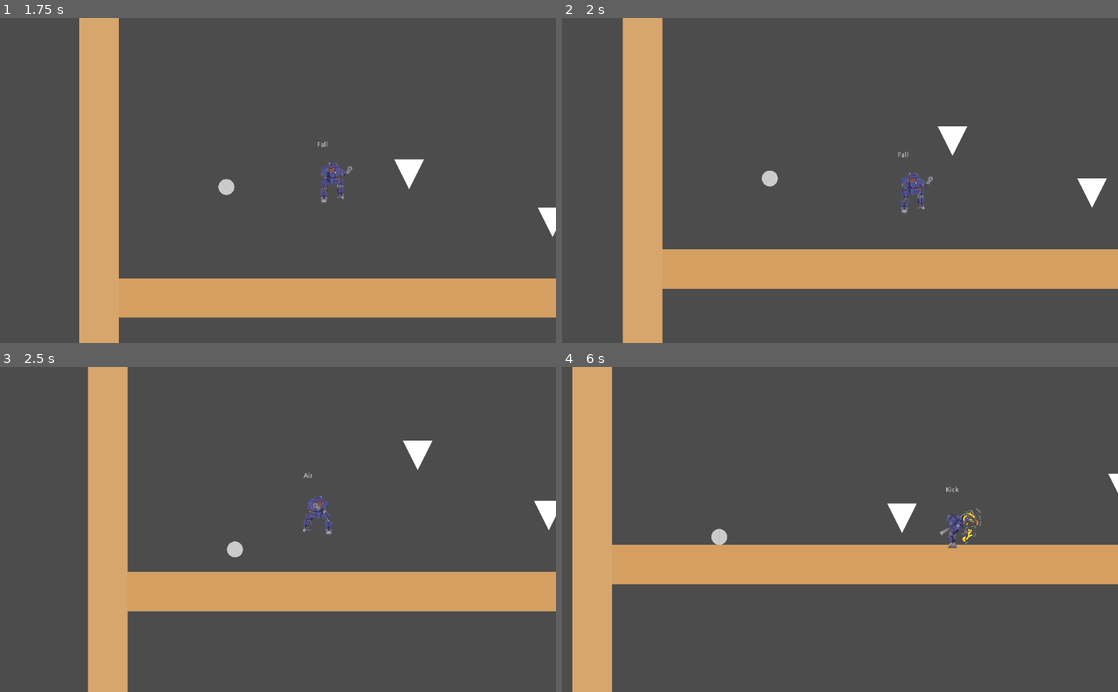
Above: before the commit, frames 1-4 (two rows, left to right).
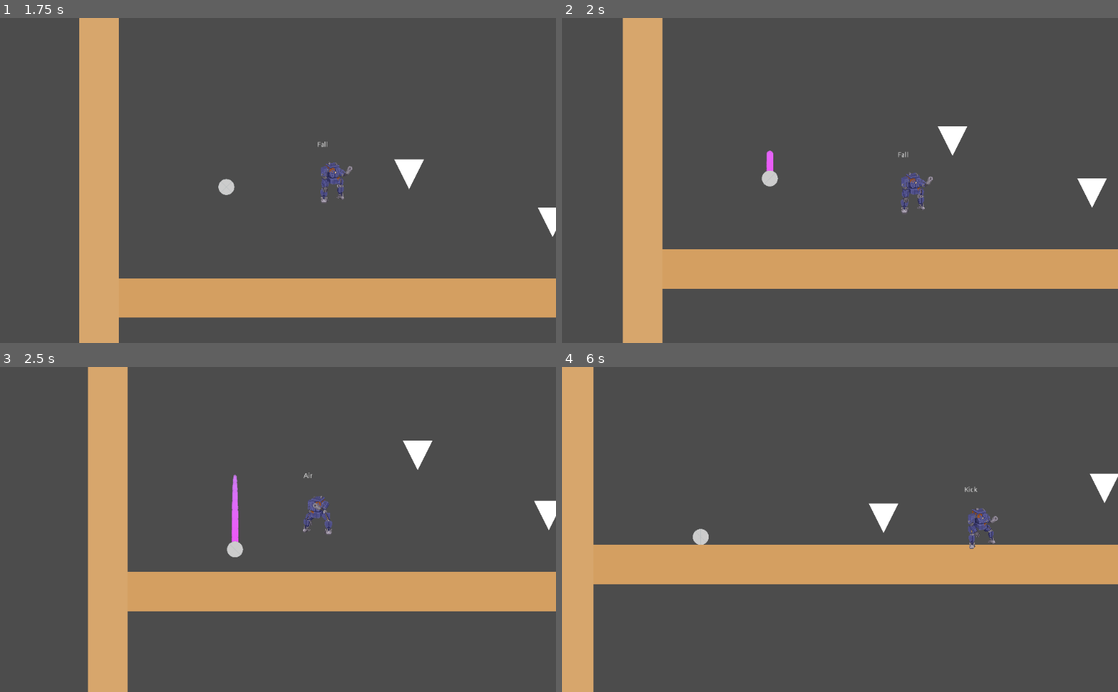
Above: after the commit, the same moments.

Repository: gioele-santi/MechGameJam
Game: Godot game, scene res://Level.tscn
Two runs of this game, one before a commit and one after it. Both use one fixed random seed, a clock stepped at 60 frames per second and the inputs below. The project has no main scene, so this scene is started directly.
Inputs:
- Up to frame 1 (1.75 s): hold Shift (attack) 0.53-1.28 s; hold D (move_right) from 0.53 s (still down); tap Space (jump) at 0.77, 0.8, 1.07, 1.35, 1.52 s; tap Shift (attack) at 1.55 s
- Up to frame 2 (2 s): keep holding D (move_right); tap Space (jump) at 1.82 s
- Up to frame 3 (2.5 s): release D (move_right) at 2.03 s; hold A (move_left) from 2.03 s (still down); hold Shift (attack) from 2.03 s (still down); tap Space (jump) at 2.3 s
- Up to frame 4 (6 s): release A (move_left) at 2.78 s; release Shift (attack) at 2.78 s; hold D (move_right) 2.78-4.28 s; tap Shift (attack) at 2.85, 4.35 s; tap Space (jump) at 3.02, 3.32, 4.52, 4.82, 5.3, 5.85 s; hold Space (jump) 3.53-4.28 s; hold A (move_left) 4.28-5.03 s; hold D (move_right) 5.03-5.78 s; hold Shift (attack) 5.03-5.78 s; hold A (move_left) from 5.78 s (still down)

Frame 1 is identical in both runs. In frame 2, less than 0.1% of the frame differs, in the area x 36-38%, y 40-48%; in frame 3, 0.2%; in frame 4, 6.3%, in the area x 0-100%, y 0-100%.

Commit message:
Finalized kick

Diff:
--- a/Ball.gd
+++ b/Ball.gd
@@ -3,36 +3,31 @@
 
 signal out_of_reach
 
+enum Modes {NONE, FOOT, HEAD, CHEST}
+var hit_mode : int = Modes.NONE setget set_hit_mode
+
+var mech: KinematicBody2D = null
+
 var timer := 0.0
-var controllable := false setget set_controllable
-var hit_mode := "foot"
+var pos_offset := Vector2.ZERO
 export var base_strength := 200.0
 var base_direction := Vector2(0,0)
 
 onready var trail := $Particles2D
 
-#func _unhandled_input(event: InputEvent) -> void:
-#	if event.is_action_pressed("attack"):
-#		timer = 0.0
-#	elif event.is_action_released("attack"):
-#		var strength = get_strength()
-#		var dir = get_input_direction()
-#		if dir.length() <= 0:
-#			dir = base_direction # in case of kick and no motion
-#		apply_impulse(Vector2.ZERO, dir * strength)
-#		trail.emitting = true
-#		print("Hit direction: " + str(dir) + " - strength: " + str(strength))
+func _unhandled_input(event: InputEvent) -> void:
+	if event.is_action_pressed("attack"):
+		timer = 0.0
+	elif event.is_action_released("attack"):
+		get_kicked(timer)
 
-func get_strength() -> float:
-	match hit_mode:
-		"foot":
-			return base_strength + timer * 3000.0
-		"head":
-			return base_strength + timer * 300.0
-		"chest":
-			return base_strength
-		_ :
-			return base_strength
+func get_kicked(time: float = 0.0) -> void:
+	self.hit_mode = Modes.NONE
+	var dir = get_input_direction()
+	dir.x = base_direction.x
+	dir.y = dir.y/3
+	var strength = base_strength + time * 300.0
+	apply_impulse(Vector2.ZERO, dir * strength)
 
 func _process(delta: float) -> void:
 	timer += delta
@@ -40,15 +35,33 @@
 		emit_signal("out_of_reach")
 		set_process(false)
 #	print(str(linear_velocity.length()))
-	if linear_velocity.length() < 10.0:
-		trail.emitting = false
+	trail.emitting = linear_velocity.length() > 150
+
+	if hit_mode == Modes.FOOT:
+		global_position = mech.global_position + pos_offset
+		#rotate sprite
+		#try to avoid boing through the floor
 
 func get_input_direction() -> Vector2:
 	return Vector2(Input.get_action_strength("move_right")-Input.get_action_strength("move_left"),
 	Input.get_action_strength("move_down")-Input.get_action_strength("move_up")).normalized()
 
-func set_controllable(value: bool) -> void:
-	controllable = value
+func set_hit_mode(value: int) -> void:
+	hit_mode = value
 	timer = 0.0 #always reset to avoid keeping old values
-	set_process_unhandled_input(controllable)
+	match hit_mode:
+		Modes.FOOT:
+			set_process_unhandled_input(false)
+			mode = MODE_KINEMATIC
+			pos_offset = global_position - mech.global_position
+			base_direction = get_input_direction()
+			base_direction.y = 0
+		Modes.NONE:
+			mode = MODE_RIGID
+			set_process_unhandled_input(false)
+		_ :
+			mode = MODE_RIGID
+			set_process_unhandled_input(true)
+
+#	set_process_unhandled_input(controllable)
 #	print("Ball is controllable:" + str(value))
--- a/Level.gd
+++ b/Level.gd
@@ -20,6 +20,7 @@
 
 
 	ball = ball_scene.instance()
+	ball.mech = mech
 	ball.connect("out_of_reach", self, "spawn_ball")
 
 	add_child(ball)
--- a/Mech/Mech.gd
+++ b/Mech/Mech.gd
@@ -6,6 +6,7 @@
 onready var fsm := $FSM
 var state : int = 0
 onready var ball_spawn := $InteractiveAreas/BallSpawn
+var ball : MechBall = null
 
 signal attack_completed
 
@@ -50,8 +51,12 @@
 			anim_name = "run"
 			#particle dust
 		States.JUMP:
+			if ball:
+				ball.hit_mode = MechBall.Modes.NONE
 			anim_name = "jump"
 		States.FALL:
+			if ball:
+				ball.hit_mode = MechBall.Modes.NONE
 			anim_name = "fall"
 		States.BUMP:
 			anim_name = "bump"
@@ -60,6 +65,7 @@
 			anim_name = "stagger"
 			#tween
 		States.KICK:
+
 			anim_name = "kick"
 		States.KICKCHARGE:
 			anim_name = "kick_charge"
@@ -85,12 +91,14 @@
 		return #animation is only played at start of state
 	elif name == "crouch":
 		return #animation is only played at start of state
-	elif name == "punch_1" or name == "punch_2" or name == "punch_special" or name == "kick" or name == "kick_charge":
+	elif name == "kick":
+		if ball:
+			ball.get_kicked(kick_charge)
+		emit_signal("attack_completed")
+		return #animation is only played at start of state
+	elif name == "punch_1" or name == "punch_2" or name == "punch_special" or name == "kick_charge":
 		emit_signal("attack_completed")
 		return
-		 #fsm needs to know when anmation ends and it can switch state
-#	elif name == "":
-#		target_state_path = ""
 
 	fsm.transition_to(target_state_path)
 
@@ -98,25 +106,21 @@
 	$StateLabel.text = fsm.state_name
 
 func _on_Foot_body_entered(body: Node) -> void:
-	if body is MechBall:
-		enable_ball(body, "foot")
+	if body is MechBall and (state == States.IDLE or state == States.WALK):
+		body.hit_mode = MechBall.Modes.FOOT
+		ball = body
+		kick_charge = 0.0
 
 func _on_Head_body_entered(body: Node) -> void:
 	if body is MechBall:
-		enable_ball(body, "head")
+		body.hit_mode = MechBall.Modes.HEAD
 
 func _on_Chest_body_entered(body: Node) -> void:
 	if body is MechBall:
-		enable_ball(body, "chest")
+		body.hit_mode = MechBall.Modes.CHEST
 
 func _on_Area_body_exited(body: Node) -> void:
-	set_process(false)
+#	set_process(false)
 	if body is MechBall:
-		body.controllable = false
-
-func enable_ball(ball: MechBall,  mode: String) -> void:
-	kick_charge = 0.0
-	set_process(true)
-	ball.controllable = true
-	ball.hit_mode = mode
-	ball.base_direction = direction.normalized()
+		body.hit_mode = MechBall.Modes.NONE
+		ball = null
--- a/Mech/Mech.tscn
+++ b/Mech/Mech.tscn
@@ -96,17 +96,16 @@
 "values": [ 48, 49, 50, 51 ]
 }
 
-[sub_resource type="Animation" id=3]
-resource_name = "kick"
-length = 1.9
-tracks/0/type = "value"
-tracks/0/path = NodePath("SpriteR:frame")
-tracks/0/interp = 1
-tracks/0/loop_wrap = true
-tracks/0/imported = false
-tracks/0/enabled = true
-tracks/0/keys = {
-"times": PoolRealArray( 0, 0.2, 0.4, 0.6, 0.8, 1, 1.2, 1.4, 1.5, 1.6, 1.7, 1.8 ),
+[sub_resource type="Animation" id=4]
+length = 1.1
+tracks/0/type = "value"
+tracks/0/path = NodePath("SpriteR:frame")
+tracks/0/interp = 1
+tracks/0/loop_wrap = true
+tracks/0/imported = false
+tracks/0/enabled = true
+tracks/0/keys = {
+"times": PoolRealArray( 0, 0.1, 0.2, 0.3, 0.4, 0.5, 0.6, 0.7, 0.8, 0.9, 1, 1.8 ),
 "transitions": PoolRealArray( 1, 1, 1, 1, 1, 1, 1, 1, 1, 1, 1, 1 ),
 "update": 1,
 "values": [ 12, 13, 14, 15, 16, 17, 18, 19, 20, 21, 22, 23 ]
@@ -118,17 +117,16 @@
 tracks/1/imported = false
 tracks/1/enabled = true
 tracks/1/keys = {
-"times": PoolRealArray( 0, 0.2, 0.4, 0.6, 0.8, 1, 1.2, 1.4, 1.5, 1.6, 1.7, 1.8 ),
+"times": PoolRealArray( 0, 0.1, 0.2, 0.3, 0.4, 0.5, 0.6, 0.7, 0.8, 0.9, 1, 1.8 ),
 "transitions": PoolRealArray( 1, 1, 1, 1, 1, 1, 1, 1, 1, 1, 1, 1 ),
 "update": 1,
 "values": [ 0, 1, 2, 3, 4, 5, 6, 7, 8, 9, 10, 11 ]
 }
 
-[sub_resource type="Animation" id=12]
+[sub_resource type="Animation" id=5]
 resource_name = "kick_charge"
 
-[sub_resource type="Animation" id=5]
-resource_name = "move"
+[sub_resource type="Animation" id=6]
 length = 1.2
 loop = true
 step = 0.2
@@ -188,23 +186,23 @@
 texture = ExtResource( 1 )
 hframes = 12
 vframes = 8
-frame = 63
+frame = 22
 
 [node name="SpriteL" type="Sprite" parent="."]
 visible = false
 texture = ExtResource( 1 )
 hframes = 12
 vframes = 8
-frame = 51
+frame = 10
 
 [node name="AnimationPlayer" type="AnimationPlayer" parent="."]
 autoplay = "idle"
-anims/fall = SubResource( 13 )
+anims/fall = SubResource( 1 )
 anims/idle = SubResource( 2 )
-anims/jump = SubResource( 11 )
-anims/kick = SubResource( 3 )
-anims/kick_charge = SubResource( 12 )
-anims/move = SubResource( 5 )
+anims/jump = SubResource( 3 )
+anims/kick = SubResource( 4 )
+anims/kick_charge = SubResource( 5 )
+anims/move = SubResource( 6 )
 
 [node name="FSM" type="Node" parent="."]
 script = ExtResource( 3 )
Not shown: 7 places in Mech/Mech.tscn that only renumber resources
